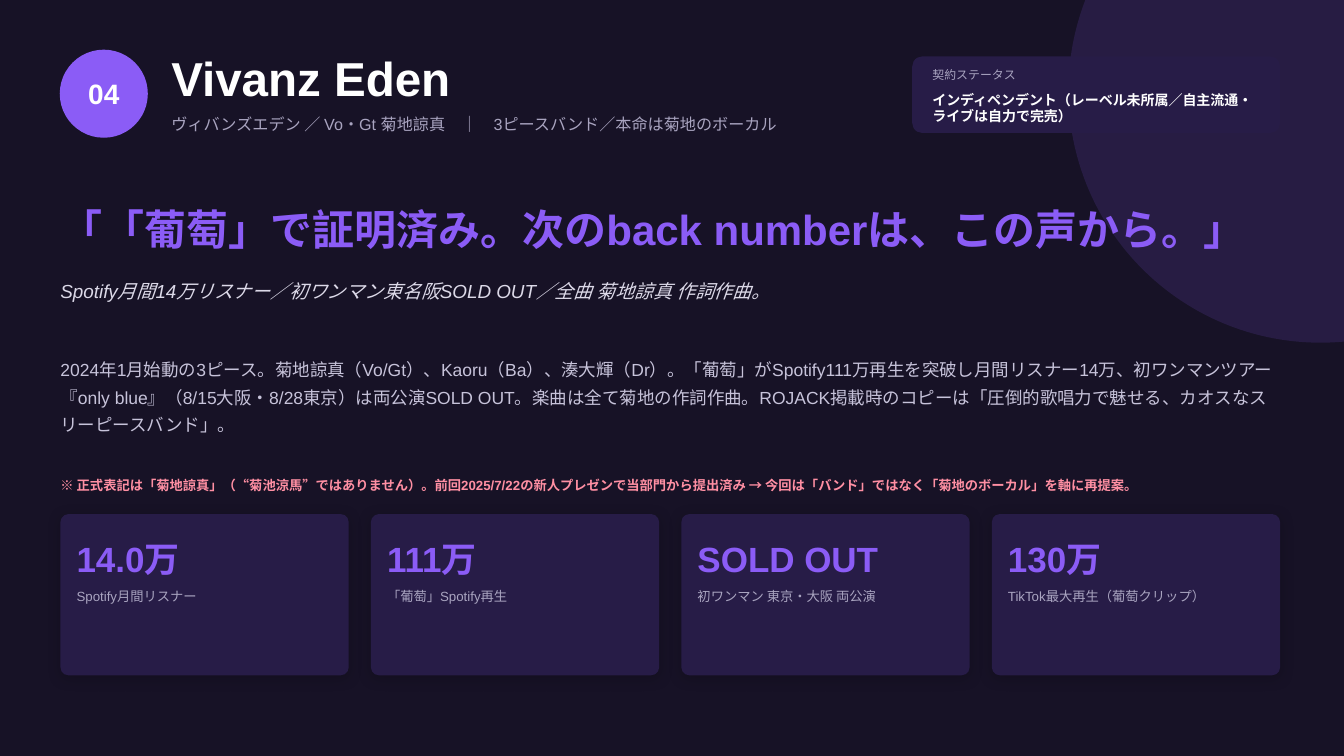
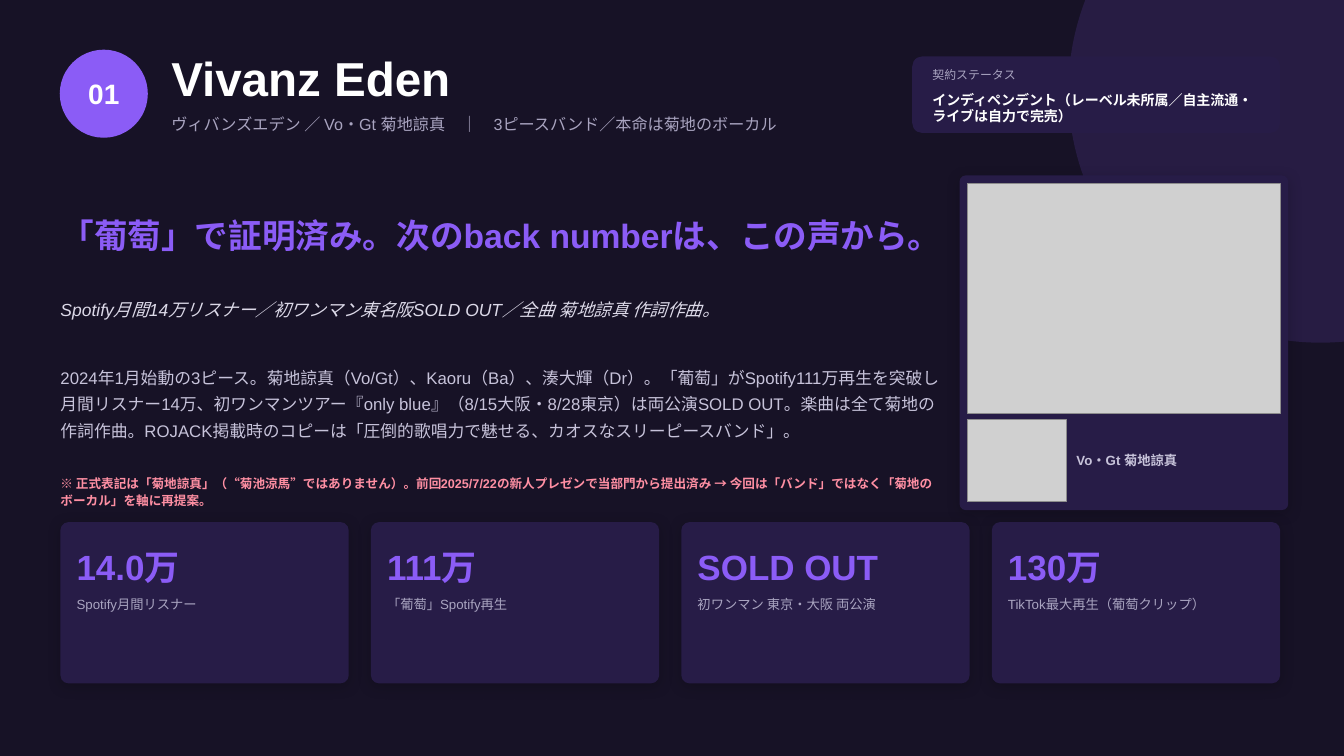
Before and after one commit to eiken0216/claude, a slide deck: slide 3 of presentations/2026-07-27-new-artist/新人プレゼン資料_2026-07-27.pptx (slide 15 before the commit). Drawn at 1344x756 pixels with LibreOffice and Linux fonts; fonts in the diff are those of the drawing; grey boxes stand for pictures. Boxes give left, top, right and bottom in pixels: in the first picture for what was removed or moved away, otherwise in the second. Text is boxed around its words. In the diff, an @@ line names an element or a change of style, - is before the commit and + after.

```diff
--- a/presentations/2026-07-27-new-artist/新人プレゼン資料_2026-07-27.pptx
+++ b/presentations/2026-07-27-new-artist/新人プレゼン資料_2026-07-27.pptx
@@ text at box(88, 84, 119, 104): text changed @@
-04
+01
@@ rounded rectangle added at box(960, 175, 1289, 510), fill #271C47 @@
@@ picture added at box(968, 184, 1280, 413) @@
@@ text at box(60, 219, 942, 251): text changed; size 30 to 24 pt @@
-「「葡萄」で証明済み。次のback numberは、この声から。」
+「葡萄」で証明済み。次のback numberは、この声から。
@@ text "Spotify月間14万リスナー／初ワンマン東名阪SOLD OUT／全曲 菊地諒真 作詞作曲。": place and size @@
-text "Spotify月間14万リスナー／初ワンマン東名阪SOLD OUT／全曲 菊地諒真 作詞作曲。" at box(176, 282, 770, 300)
+text "Spotify月間14万リスナー／初ワンマン東名阪SOLD OUT／全曲 菊地諒真 作詞作曲。" at box(168, 301, 719, 318)
@@ text "Spotify月間14万リスナー／初ワンマン東名阪SOLD OUT／全曲 菊地諒真 作詞作曲。" at box(168, 301, 719, 318): size 13.5 to 12.5 pt @@
@@ text "2024年1月始動の3ピース。菊地諒真（Vo/Gt）、Kaoru（Ba）、湊大輝（Dr）。「葡萄」がSpotify111 ..." at box(60, 371, 939, 439): size 12.5 to 12 pt @@
@@ picture added at box(968, 419, 1067, 502) @@
@@ text "※ 正式表記は「菊地諒真」（“菊池涼馬”ではありません）。前回2025/7/22の新人プレゼンで当部門から提出済み →  ...": place and size @@
-text "※ 正式表記は「菊地諒真」（“菊池涼馬”ではありません）。前回2025/7/22の新人プレゼンで当部門から提出済み →  ..." at box(77, 478, 1137, 492)
+text "※ 正式表記は「菊地諒真」（“菊池涼馬”ではありません）。前回2025/7/22の新人プレゼンで当部門から提出済み →  ..." at box(60, 477, 932, 506)
@@ text "※ 正式表記は「菊地諒真」（“菊池涼馬”ではありません）。前回2025/7/22の新人プレゼンで当部門から提出済み →  ..." at box(60, 477, 932, 506): size 9.5 to 9 pt @@
@@ text added at box(1076, 454, 1177, 466), 9.5 pt, text #C7C3DA, bold @@
+Vo・Gt 菊地諒真
@@ 8 texts, 4 rounded rectangles: place and size @@
-8 texts, 4 rounded rectangles at box(60, 514, 1280, 676)
+8 texts, 4 rounded rectangles at box(60, 522, 1280, 684)
```
Also in this commit, not shown: 8 other slides changed, 4 slides removed, 29 other files.
